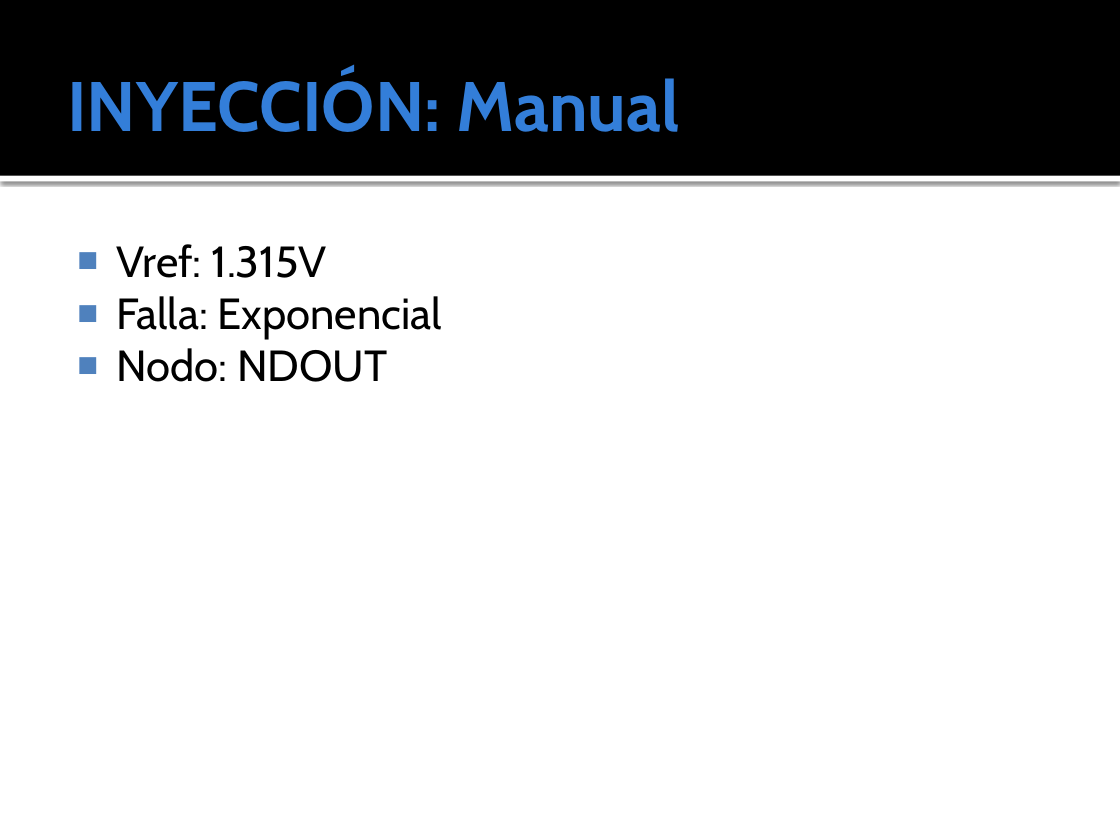
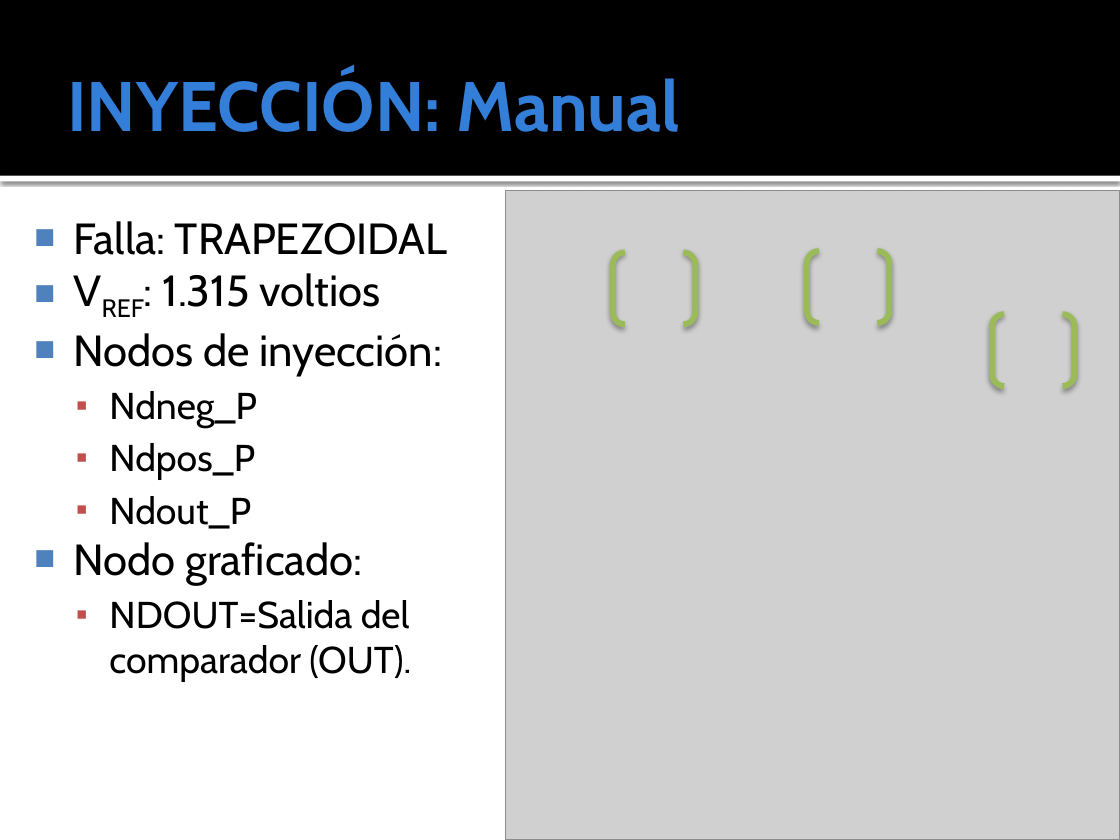
Before and after one commit to ginotkj/fiocs, a slide deck: slide 4 of Documentation/Documentacion/PRESENTACION_FACU.pptx. Drawn at 1120x840 pixels with LibreOffice and Linux fonts; fonts in the diff are those of the drawing; grey boxes stand for pictures; background and template pictures are left out. Boxes give left, top, right and bottom in pixels: in the first picture for what was removed or moved away, otherwise in the second. Text is boxed around its words. In the diff, an @@ line names an element or a change of style, - is before the commit and + after.

```diff
--- a/Documentation/Documentacion/PRESENTACION_FACU.pptx
+++ b/Documentation/Documentacion/PRESENTACION_FACU.pptx
@@ text at [74, 221, 448, 681]: text changed @@
-■ Vref: 1.315V
-■ Falla: Exponencial
-■ Nodo: NDOUT
+■ Falla: TRAPEZOIDAL
+■ VREF: 1.315 voltios
+■ Nodos de inyección:
+  ▪ Ndneg_P
+  ▪ Ndpos_P
+  ▪ Ndout_P
+■ Nodo graficado:
+  ▪ NDOUT=Salida del comparador (OUT).
@@ group added at [506, 190, 1120, 840]: 3 bracket pairs, 1 picture @@
```
Also in this commit, not shown: 1 other slide changed, 2 slides added, 1 slide removed.
